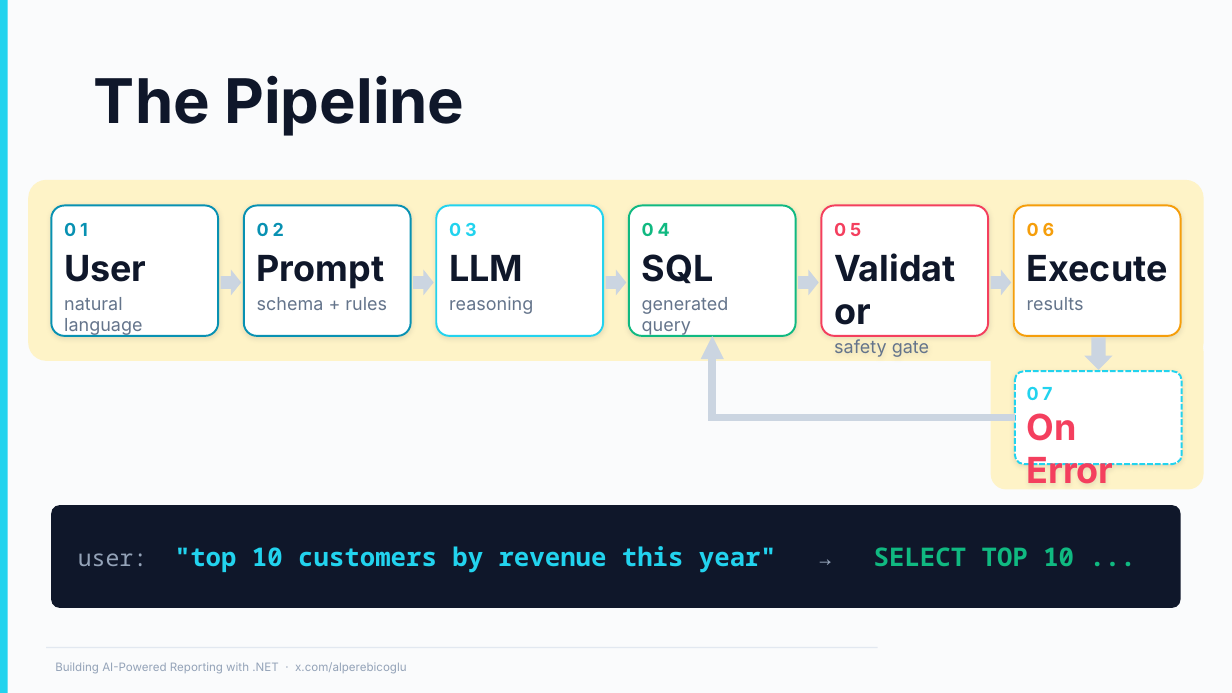
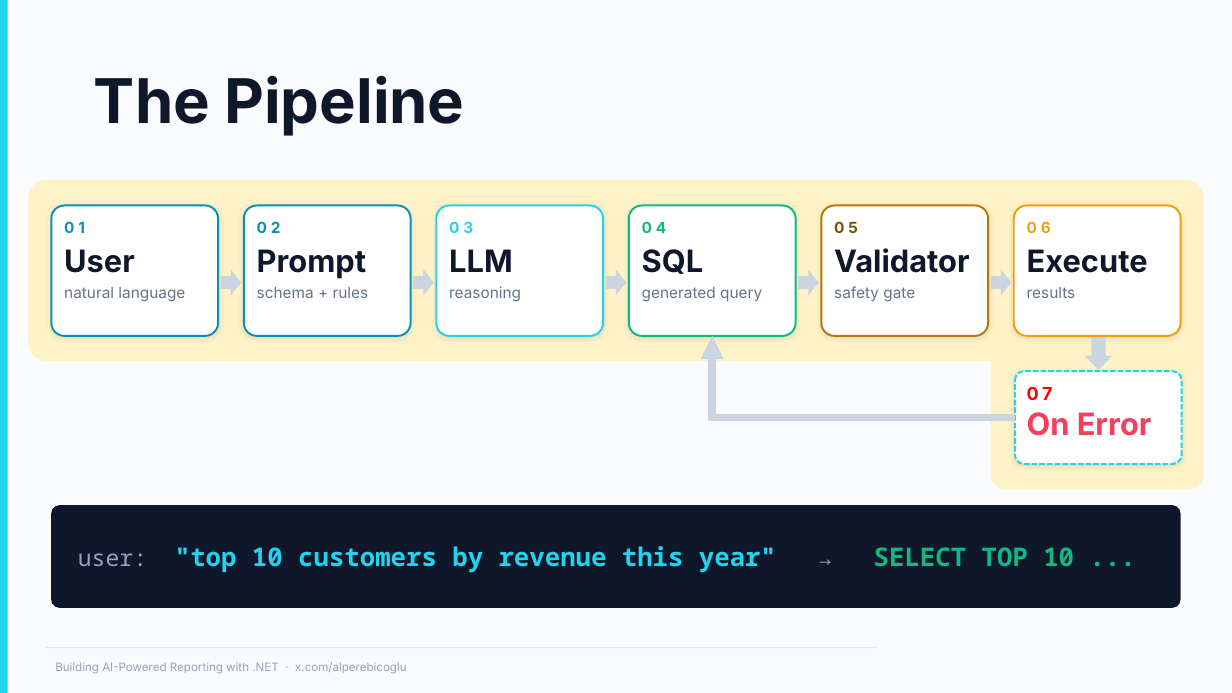
Before and after one commit to ebicoglu/chat-with-your-data-conference, a slide deck: slide 7 of Presentation-Master.pptx. Drawn at 1232x693 pixels with LibreOffice and Linux fonts; fonts in the diff are those of the drawing; background and template pictures are left out. Boxes give left, top, right and bottom in pixels: in the first picture for what was removed or moved away, otherwise in the second. Text is boxed around its words. In the diff, an @@ line names an element or a change of style, - is before the commit and + after.

```diff
--- a/Presentation-Master.pptx
+++ b/Presentation-Master.pptx
@@ rounded rectangle "01" at <box>52,205,219,335</box>: size 14 to 12 pt in "01", "natural language"; size 28 to 24 pt in "User" @@
@@ rounded rectangle "02" at <box>244,205,411,335</box>: size 14 to 12 pt in "02", "schema + rules"; size 28 to 24 pt in "Prompt" @@
@@ rounded rectangle "03" at <box>436,205,604,335</box>: size 14 to 12 pt in "03", "reasoning"; size 28 to 24 pt in "LLM" @@
@@ rounded rectangle "04" at <box>629,205,797,335</box>: size 14 to 12 pt in "04", "generated query"; size 28 to 24 pt in "SQL" @@
@@ rounded rectangle "05" at <box>822,205,989,335</box>: size 14 to 12 pt in "05", "safety gate"; text colour #F43F5E to #7B4F05 in "05"; size 28 to 24 pt in "Validator"; outline #F43F5E 1.5 pt to #B87708 1.5 pt @@
@@ rounded rectangle "06" at <box>1014,205,1181,335</box>: size 14 to 12 pt in "06", "results"; size 28 to 24 pt in "Execute" @@
@@ rounded rectangle "07 On Error" at <box>1015,372,1182,465</box>: size 28 to 24 pt in "On Error"; text colour #22D3EE to #FF0000 in "07" @@
```
Also in this commit, not shown: 10 other slides changed.
